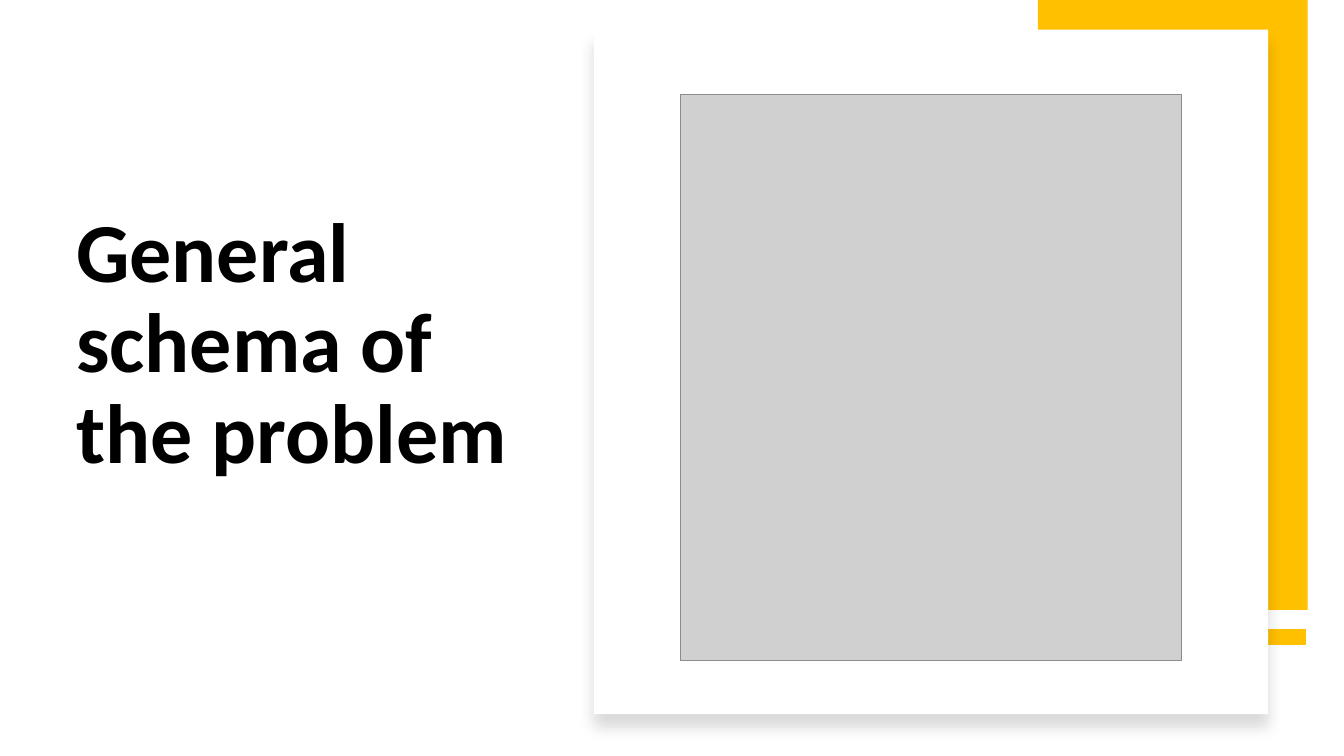
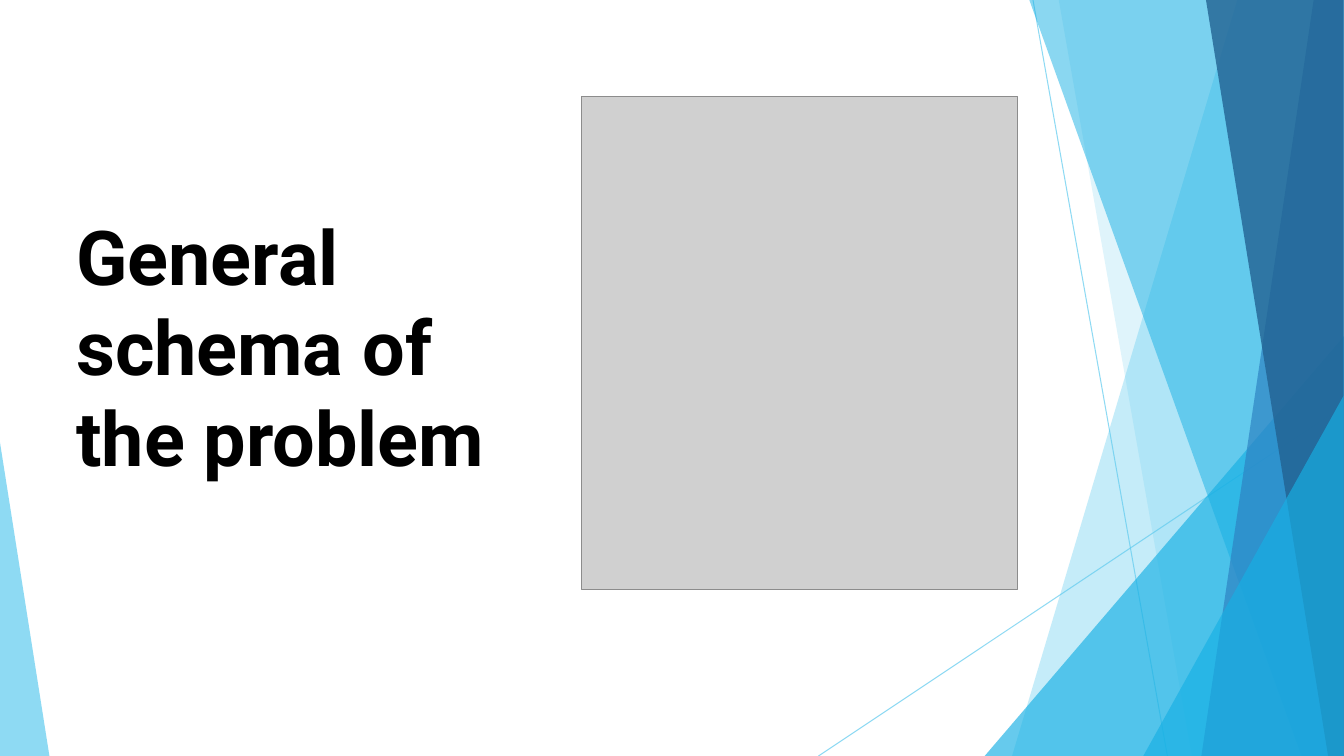
Before and after one commit to Cohen-Yoav/Project-A---Airport-Management, a slide deck: slide 18 of חומר עזר לפרויקט/project_A.pptx. Drawn at 1344x756 pixels with LibreOffice and Linux fonts; fonts in the diff are those of the drawing; grey boxes stand for pictures. Boxes give left, top, right and bottom in pixels: in the first picture for what was removed or moved away, otherwise in the second. Text is boxed around its words. In the diff, an @@ line names an element or a change of style, - is before the commit and + after.

Commit message:
changed the PPT design

```diff
--- a/חומר עזר לפרויקט/project_A.pptx
+++ b/חומר עזר לפרויקט/project_A.pptx
@@ rectangle removed at (594, 29, 1268, 714) @@
@@ rectangle removed at (1038, 0, 1309, 610) @@
@@ title "General schema of the problem" at (76, 228, 484, 482): size 60 to 54 pt, font Calibri to Roboto; line spacing 0.9 to 1 @@
@@ picture: place and size @@
-picture at (681, 95, 1182, 661)
+picture at (582, 96, 1018, 589)
@@ group added at (0, 0, 1344, 756): 5 freeform shapes, 3 triangles, 2 lines @@
@@ line removed from (1307, 637) to (1038, 637) @@
```
Also in this commit, not shown: 38 other slides changed.
